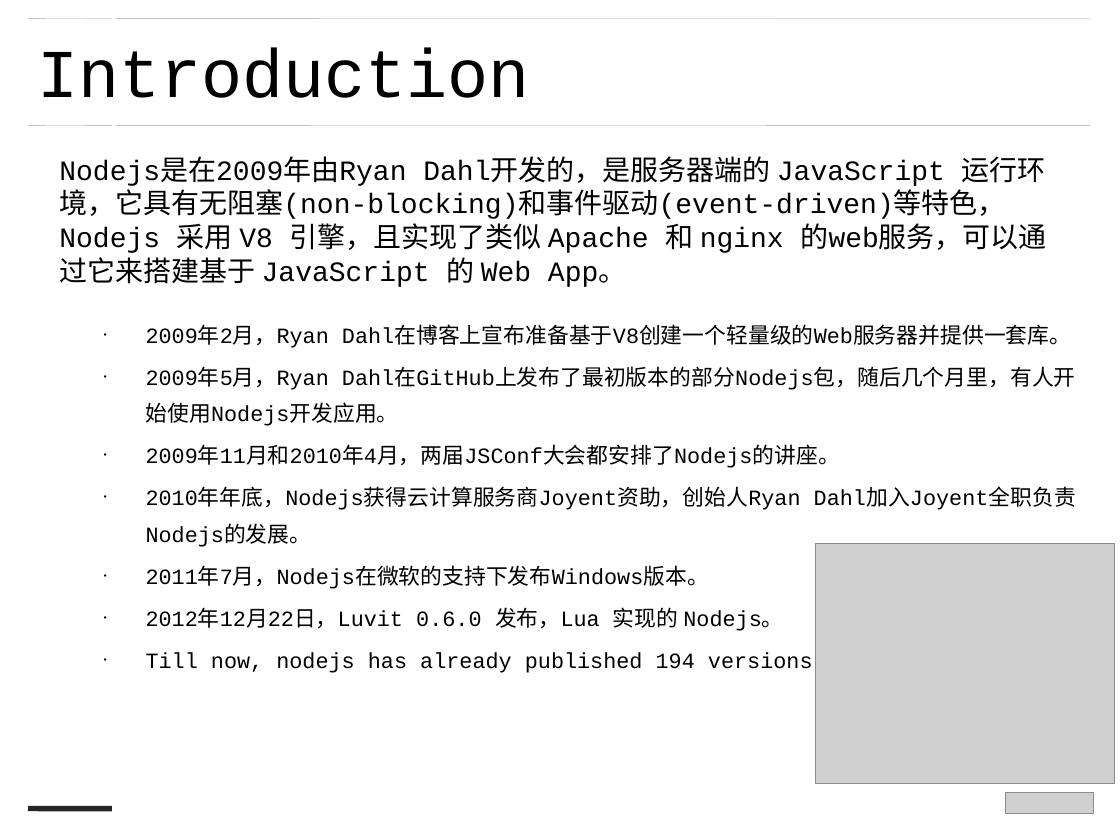
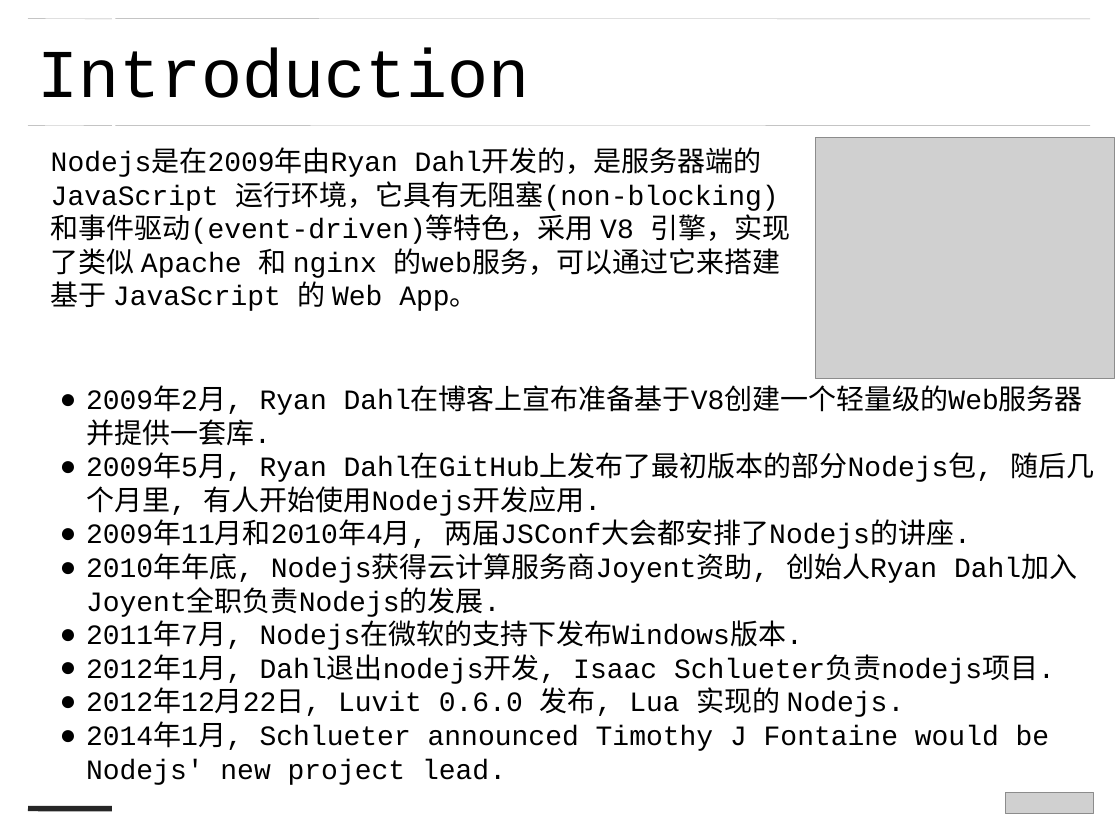
Before and after one commit to zjdgx/Study, a slide deck: slide 3 of PPT/nodejs --蒋刚.ppt. Drawn at 1120x840 pixels with LibreOffice and Linux fonts; fonts in the diff are those of the drawing; grey boxes stand for pictures. Boxes give left, top, right and bottom in pixels: in the first picture for what was removed or moved away, otherwise in the second. Text is boxed around its words. In the diff, an @@ line names an element or a change of style, - is before the commit and + after.

Commit message:
ppt

```diff
--- a/PPT/nodejs --蒋刚.ppt
+++ b/PPT/nodejs --蒋刚.ppt
@@ picture: place and size @@
-picture at box(815, 543, 1114, 784)
+picture at box(815, 138, 1114, 379)
@@ text at box(51, 151, 791, 311): text changed @@
-Nodejs是在2009年由Ryan Dahl开发的，是服务器端的 JavaScript 运行环境，它具有无阻塞(non-blocking)和事件驱动(event-driven)等特色，Nodejs 采用 V8 引擎，且实现了类似 Apache 和 nginx 的web服务，可以通过它来搭建基于 JavaScript 的 Web App。
+Nodejs是在2009年由Ryan Dahl开发的，是服务器端的 JavaScript 运行环境，它具有无阻塞(non-blocking)和事件驱动(event-driven)等特色，采用 V8 引擎，实现了类似 Apache 和 nginx 的web服务，可以通过它来搭建基于 JavaScript 的 Web App。
@@ text at box(86, 389, 1094, 785): text changed; size 14 to 18 pt @@
-● 2009年2月，Ryan Dahl在博客上宣布准备基于V8创建一个轻量级的Web服务器并提供一套库。
-● 2009年5月，Ryan Dahl在GitHub上发布了最初版本的部分Nodejs包，随后几个月里，有人开始使用Nodejs开发应用。
-● 2009年11月和2010年4月，两届JSConf大会都安排了Nodejs的讲座。
-● 2010年年底，Nodejs获得云计算服务商Joyent资助，创始人Ryan Dahl加入Joyent全职负责Nodejs的发展。
-● 2011年7月，Nodejs在微软的支持下发布Windows版本。
-● 2012年12月22日，Luvit 0.6.0 发布，Lua 实现的 Nodejs。
-● Till now, nodejs has already published 194 versions.
+● 2009年2月, Ryan Dahl在博客上宣布准备基于V8创建一个轻量级的Web服务器并提供一套库.
+● 2009年5月, Ryan Dahl在GitHub上发布了最初版本的部分Nodejs包, 随后几个月里, 有人开始使用Nodejs开发应用.
+● 2009年11月和2010年4月, 两届JSConf大会都安排了Nodejs的讲座.
+● 2010年年底, Nodejs获得云计算服务商Joyent资助, 创始人Ryan Dahl加入Joyent全职负责Nodejs的发展.
+● 2011年7月, Nodejs在微软的支持下发布Windows版本.
+● 2012年1月, Dahl退出nodejs开发, Isaac Schlueter负责nodejs项目.
+● 2012年12月22日, Luvit 0.6.0 发布, Lua 实现的 Nodejs.
+● 2014年1月, Schlueter announced Timothy J Fontaine would be Nodejs' new project lead.
```
Also in this commit, not shown: 2 other slides changed, 1 other file.
